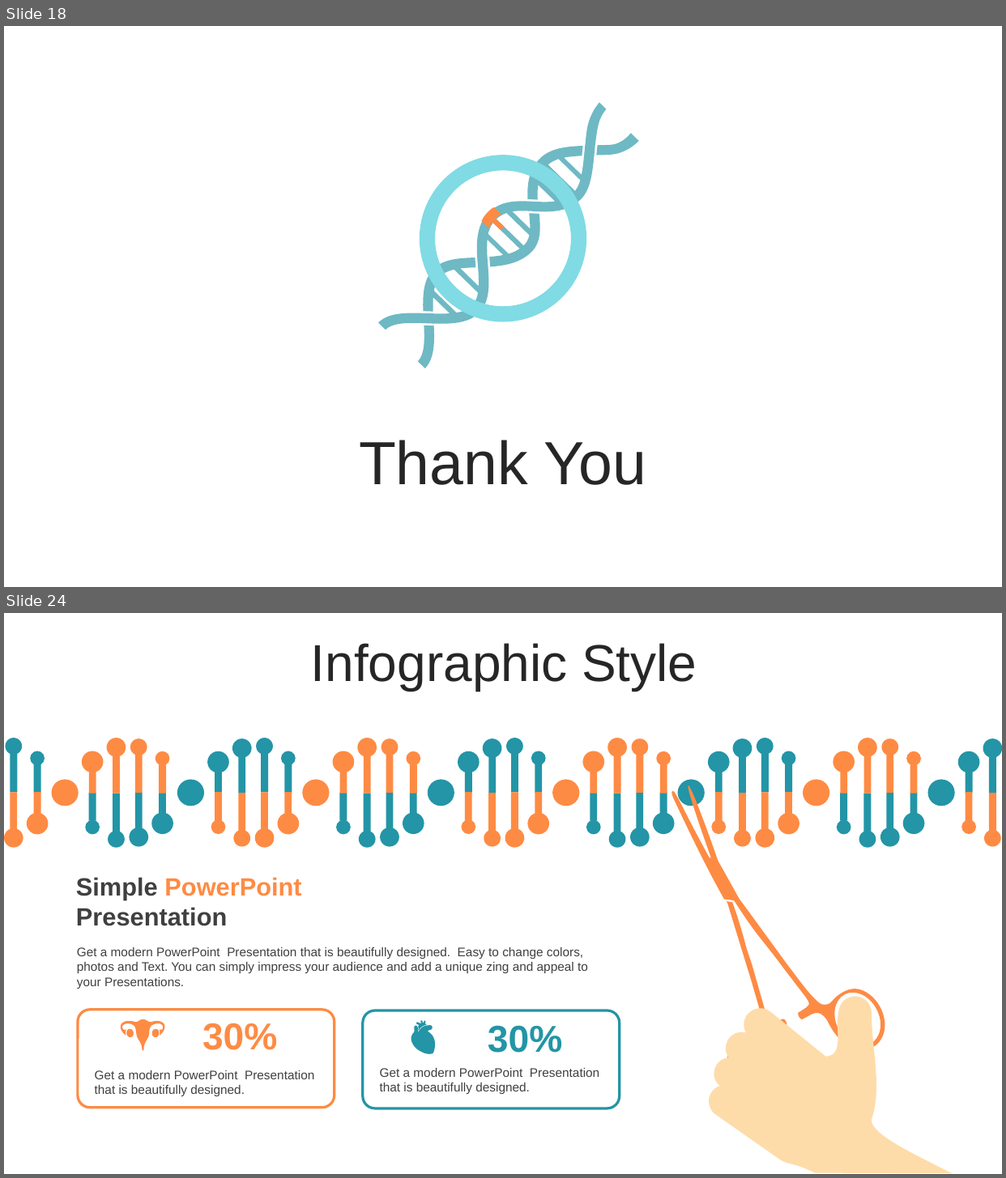
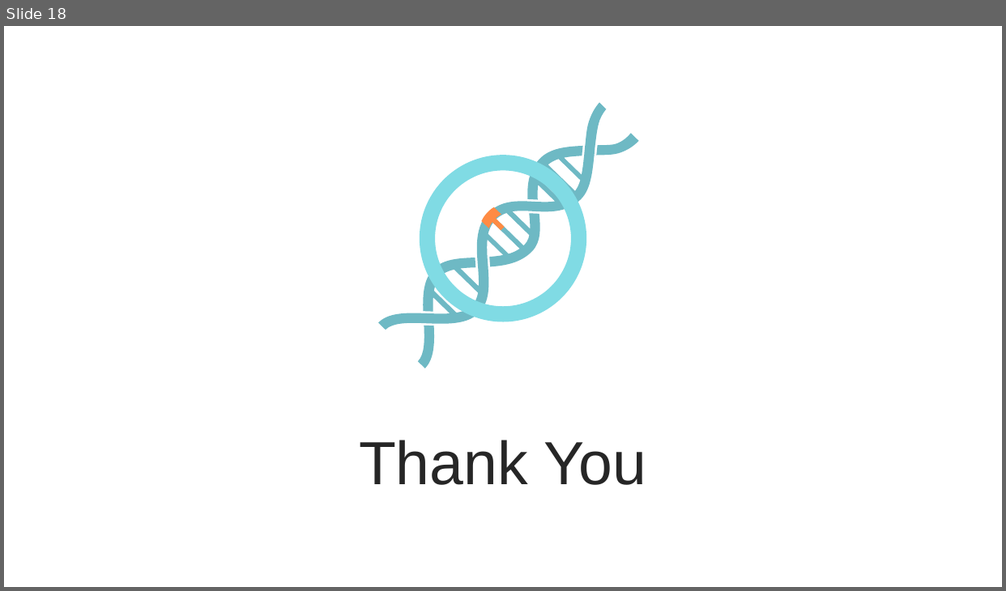
Before and after one commit to jokesire/CSCI4314_FinalProject, a slide deck: Presentation1.pptx. Shown one above the other, each under a label of ours: slides 18 and 24 before the commit, slide 18 after it; the slides between them are not shown. The pictures are 1006x1178 and 1006x591 pixels, drawn with LibreOffice and Linux fonts; fonts in the diff are those of the drawing. Boxes give left, top, right and bottom in pixels: in the first picture for what was removed or moved away, otherwise in the second. Text is boxed around its words. In the diff, an @@ line names an element or a change of style, - is before the commit and + after.

```diff
--- a/Presentation1.pptx
+++ b/Presentation1.pptx
@@ slide 24 removed at [4,613,1002,1174], background #FFFFFF @@
@@ text removed at [311,643,697,690] @@
-Infographic Style
@@ group removed at [4,738,1002,848]: 80 ellipses, 64 rectangles @@
@@ freeform shape removed at [605,789,940,1058] @@
@@ freeform shape removed at [652,785,766,898] @@
@@ text removed at [76,877,301,926] @@
-Simple PowerPoint Presentation
@@ freeform shape removed at [653,898,842,1109] @@
@@ text removed at [77,948,588,989] @@
-Get a modern PowerPoint Presentation that is beautifully designed. Easy to change colors, photos and Text. You can simply impress your audience and add a unique zing and appeal to your Presentations.
@@ freeform shape removed at [689,949,1002,1174] @@
@@ rounded rectangle removed at [78,1010,334,1108] @@
@@ freeform shape removed at [121,1020,165,1051] @@
@@ text removed at [202,1023,277,1050] @@
-30%
@@ rounded rectangle removed at [363,1011,620,1109] @@
@@ freeform shape removed at [411,1021,435,1054] @@
@@ text removed at [488,1025,562,1053] @@
-30%
@@ text removed at [95,1071,314,1097] @@
-Get a modern PowerPoint Presentation that is beautifully designed.
@@ text removed at [380,1068,599,1094] @@
-Get a modern PowerPoint Presentation that is beautifully designed.
```
Also in this commit, not shown: 10 other slides removed, 2 other files.
